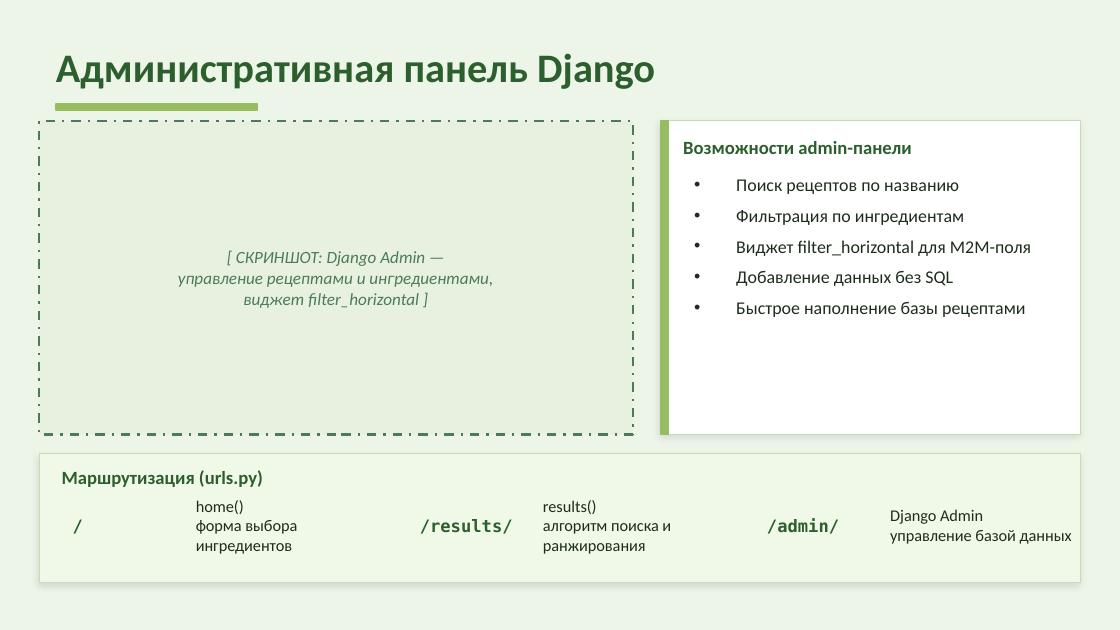
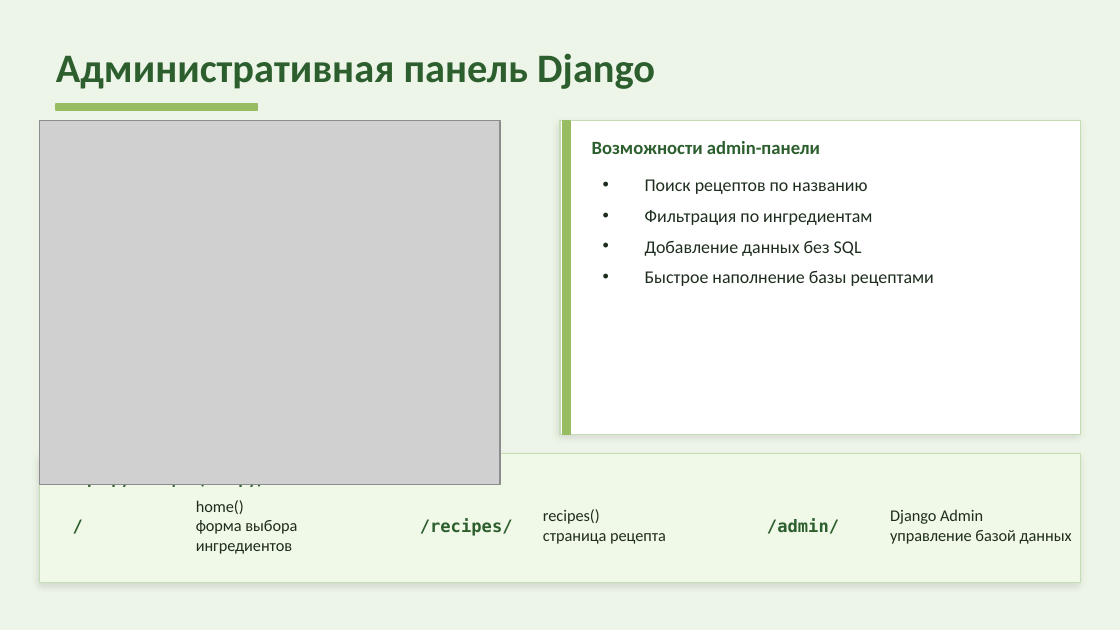
Before and after one commit to tenkopeek/recipe_finder_docs, a slide deck: slide 10 of презентация.pptx. Drawn at 1120x630 pixels with LibreOffice and Linux fonts; fonts in the diff are those of the drawing; grey boxes stand for pictures. Boxes give left, top, right and bottom in pixels: in the first picture for what was removed or moved away, otherwise in the second. Text is boxed around its words. In the diff, an @@ line names an element or a change of style, - is before the commit and + after.

```diff
--- a/презентация.pptx
+++ b/презентация.pptx
@@ rectangle removed at (x1=39, y1=121, x2=633, y2=435) @@
@@ picture added at (x1=39, y1=121, x2=500, y2=485) @@
@@ rectangle resized from (x1=661, y1=121, x2=1081, y2=435) to (x1=560, y1=121, x2=1081, y2=435) @@
@@ rectangle moved from (x1=661, y1=121, x2=669, y2=435) to (x1=562, y1=121, x2=570, y2=435) @@
@@ text "Возможности admin-панели" moved from (x1=683, y1=141, x2=911, y2=154) to (x1=592, y1=141, x2=820, y2=154) @@
@@ text "Поиск рецептов по названию" moved from (x1=736, y1=179, x2=1031, y2=317) to (x1=645, y1=179, x2=934, y2=286) @@
@@ text removed at (x1=178, y1=251, x2=493, y2=308) @@
-[ СКРИНШОТ: Django Admin —
-управление рецептами и ингредиентами,
-виджет filter_horizontal ]
@@ text at (x1=736, y1=240, x2=1031, y2=256): paragraph removed @@
-• Виджет filter_horizontal для M2M-поля
@@ text at (x1=543, y1=509, x2=666, y2=544): text changed @@
-results()
-алгоритм поиска и ранжирования
+recipes()
+страница рецепта
@@ text at (x1=420, y1=518, x2=513, y2=536): text changed @@
-/results/
+/recipes/
```
Also in this commit, not shown: 5 other slides changed, 1 slide added, 1 other file.
